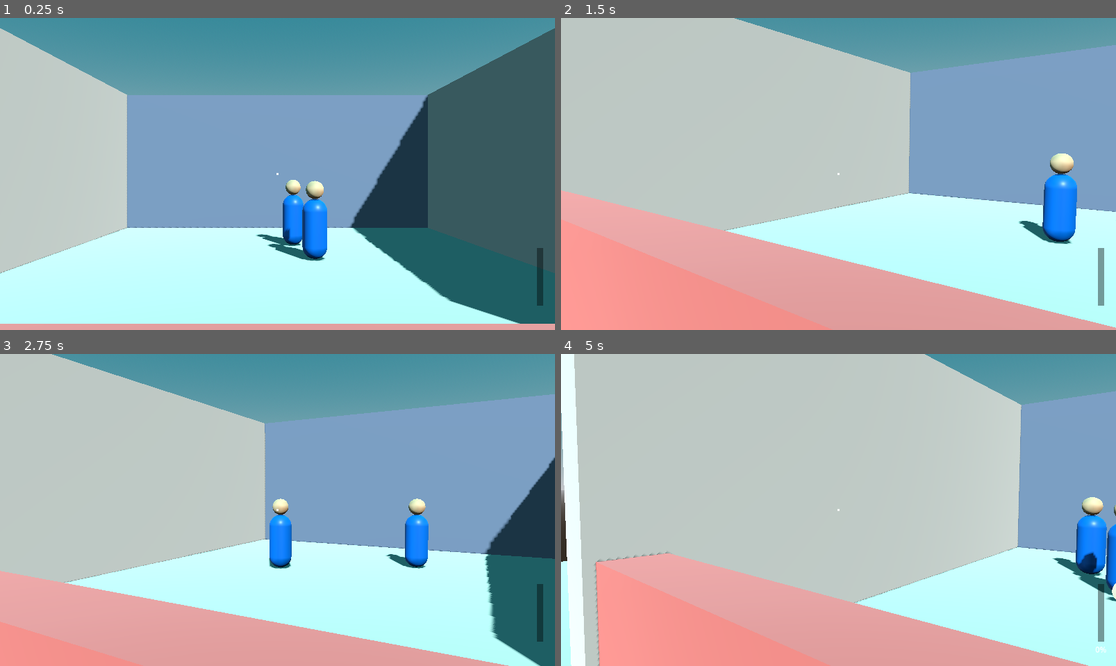
Above: before the commit, frames 1-4 (two rows, left to right).
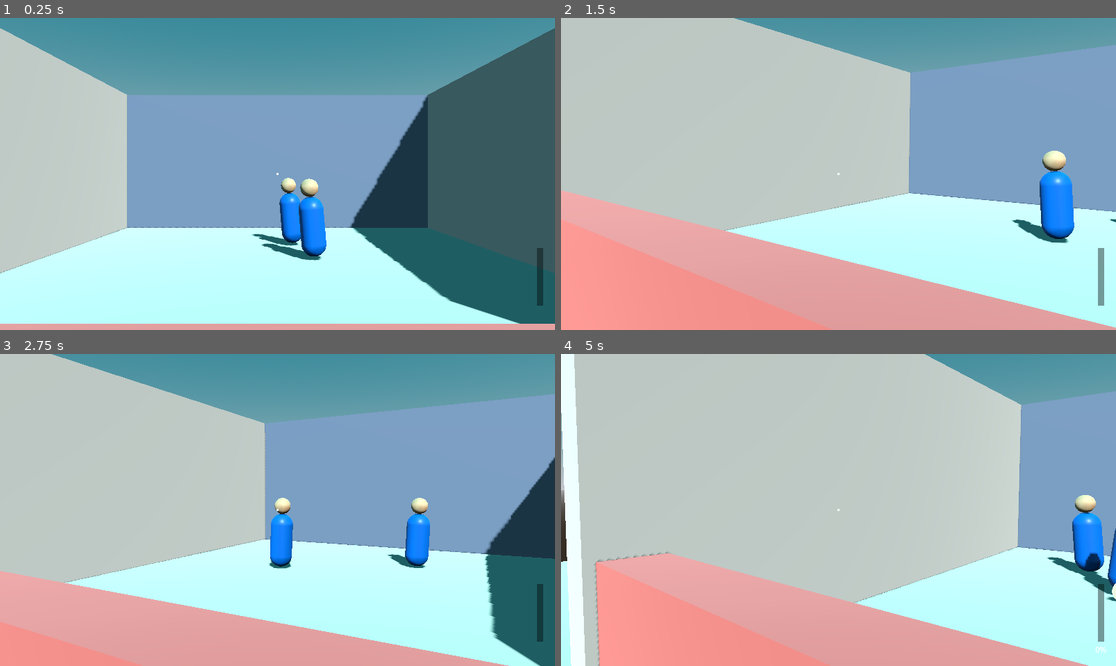
Above: after the commit, the same moments.

Repository: ADB4/CF37
Game: Godot game, scene res://scenes/main.tscn
Two runs of this game, one before a commit and one after it. Both use one fixed random seed, a clock stepped at 60 frames per second and the inputs below.
Inputs (mouse positions are in pixels of both pictures, inside the frame that each line leads up to):
- Up to frame 1 (0.25 s): no input
- Up to frame 2 (1.5 s): tap Enter at 0.5 s; move the mouse to (960, 158) at 0.52 s; press the mouse at (960, 158) at 0.53 s; hold D (move_right) 0.53-1.28 s; move the mouse to (810, 174) at 1.27 s; release the mouse at (810, 174) at 1.28 s; hold Left (move_left) from 1.28 s (still down); tap L at 1.35 s
- Up to frame 3 (2.75 s): move the mouse to (288, 503) at 2.02 s; release Left (move_left) at 2.03 s; hold D (move_right) from 2.03 s (still down); tap C at 2.1 s
- Up to frame 4 (5 s): move the mouse to (832, 516) at 2.77 s; click (832, 516) at 2.85 s; move the mouse to (877, 513) at 3.52 s; release D (move_right) at 3.53 s; hold Left (move_left) from 3.53 s (still down); tap L at 3.6 s; tap R (restart) at 4.15 s; move the mouse to (794, 506) at 4.27 s; tap C at 4.35 s

The runs differ from the first frame. In frame 1, 1.1% of the frame differs, in the area x 45-59%, y 51-78%; in frame 2, 1.0%; in frame 3, 0.5%; in frame 4, 1.1%, in the area x 87-100%, y 45-78%.

Commit message:
CF37-23: greybox placeholder tweens on a visual-only node

Diff:
--- a/scenes/target_base.tscn
+++ b/scenes/target_base.tscn
@@ -5,6 +5,12 @@
 [sub_resource type="CapsuleShape3D" id="CapsuleShape3D_r11h4"]
 radius = 0.3
 height = 1.7
+
+[sub_resource type="BoxShape3D" id="BoxShape3D_r11h4"]
+size = Vector3(0.7, 1, 0.7)
+
+[sub_resource type="SphereShape3D" id="SphereShape3D_vdco3"]
+radius = 0.25
 
 [sub_resource type="StandardMaterial3D" id="StandardMaterial3D_vdco3"]
 albedo_color = Color(0, 0.40057176, 0.7851045, 1)
@@ -24,12 +30,6 @@
 radius = 0.18
 height = 0.36
 
-[sub_resource type="BoxShape3D" id="BoxShape3D_r11h4"]
-size = Vector3(0.7, 1, 0.7)
-
-[sub_resource type="SphereShape3D" id="SphereShape3D_vdco3"]
-radius = 0.25
-
 [node name="TargetBase" type="CharacterBody3D" unique_id=1860628569]
 collision_layer = 4
 script = ExtResource("1_08g53")
@@ -39,14 +39,6 @@
 shape = SubResource("CapsuleShape3D_r11h4")
 
 [node name="Pivot" type="Node3D" parent="." unique_id=474057676]
-
-[node name="BodyMesh" type="MeshInstance3D" parent="Pivot" unique_id=915684001]
-transform = Transform3D(1, 0, 0, 0, 1, 0, 0, 0, 1, 0, 0.6, 0)
-mesh = SubResource("CapsuleMesh_cywf5")
-
-[node name="HeadMesh" type="MeshInstance3D" parent="Pivot" unique_id=397660043]
-transform = Transform3D(1, 0, 0, 0, 1, 0, 0, 0, 1, 0, 1.38, 0)
-mesh = SubResource("SphereMesh_vdco3")
 
 [node name="HitZoneBody" type="Area3D" parent="Pivot" unique_id=2010000546]
 collision_layer = 0
@@ -65,3 +57,13 @@
 [node name="CollisionShape3D" type="CollisionShape3D" parent="Pivot/HitZoneHead" unique_id=610613314]
 transform = Transform3D(1, 0, 0, 0, 1, 0, 0, 0, 1, 0, 1.378, 0)
 shape = SubResource("SphereShape3D_vdco3")
+
+[node name="Visual" type="Node3D" parent="Pivot" unique_id=1522723133]
+
+[node name="BodyMesh" type="MeshInstance3D" parent="Pivot/Visual" unique_id=915684001]
+transform = Transform3D(1, 0, 0, 0, 1, 0, 0, 0, 1, 0, 0.6, 0)
+mesh = SubResource("CapsuleMesh_cywf5")
+
+[node name="HeadMesh" type="MeshInstance3D" parent="Pivot/Visual" unique_id=397660043]
+transform = Transform3D(1, 0, 0, 0, 1, 0, 0, 0, 1, 0, 1.38, 0)
+mesh = SubResource("SphereMesh_vdco3")
--- a/scripts/target_base.gd
+++ b/scripts/target_base.gd
@@ -109,9 +109,25 @@
 ## (the next choice always plays).
 var _last_locomotion_anim: StringName = &""
 
+## AC3: the one live placeholder tween, or null. Tweens are one-shot objects —
+## never reused; every new placeholder action kills this one (via
+## `_reset_visual_pose`) and creates a fresh one.
+var _placeholder_tween: Tween = null
+
+## AC1: running phase (s) of the continuous idle/walk bob. The bob should be an
+## absolute function of this phase (never an accumulated offset), restarted at 0
+## with each pose reset so a resumed bob starts from rest.
+var _bob_phase := 0.0
+
 
 @onready var _hit_zone_head: Area3D = $Pivot/HitZoneHead
 @onready var _hit_zone_body: Area3D = $Pivot/HitZoneBody
+
+## 23.1: the visual-only subtree (BodyMesh + HeadMesh) — the ONLY node the
+## placeholder layer animates. The hit zones are its siblings under `Pivot`, so a
+## squash or tilt never touches physics (Jolt rejects non-uniform sphere scale,
+## godot#107986). Rest pose is identity, origin at the feet (editor checklist).
+@onready var _visual: Node3D = $Pivot/Visual
 
 
 func _ready() -> void:
@@ -164,12 +180,70 @@
 	_play_placeholder(anim)
 
 
-## AC1: fallback when no backend answers. STUB until CF37-23 — a print here is
-## the AC1/AC2 evidence ("logger, not vibes"). Do NOT implement the tween now;
-## CF37-23 fills the body and keeps this signature.
+## AC1/AC2/AC3: the no-backend fallback (CF37-23 fills CF37-14's stub; the
+## signature is Current in CONTRACTS — keep it). Reached only through `_play_anim`
+## when no backend is cached, which already makes the one-shots self-disable (AC4).
+## Contract:
+##  * every KNOWN name first calls `_reset_visual_pose()` (kill + reset);
+##  * idle / walk stop there — they are the release edge (lock expiry or respawn
+##    re-asserts locomotion); `_process_placeholder_locomotion` owns the bob, and
+##    this reset is what ends a held cower;
+##  * duck / hit / cower / taunt each build ONE fresh tween on `_visual`, sized
+##    from `_action_lock` (`_play_action_anim` arms it with the caller's
+##    `lock_time` just before routing here): duck = scale.y → 0.45, down 0.1 s /
+##    hold / up 0.2 s filling the lock; hit = squash-pop 1.18/0.82 → back; cower =
+##    shrink + forward tilt, held; taunt = a distinct, unmistakable motion
+##    (CF37-62's telegraph — legible at CF37-62's 0.4 s ± 0.2 lock);
+##  * unknown names are a silent no-op that leaves the pose alone (14.1).
+## AC: AC1 (six distinct shapes), AC2 (taunt vs hit/walk), AC3 (reset first).
 func _play_placeholder(anim: StringName) -> void:
-	print("No animation for ", anim)
-
+	match anim:
+		ANIM_IDLE, ANIM_WALK:
+			_reset_visual_pose()
+			return
+		ANIM_DUCK, ANIM_HIT, ANIM_COWER, ANIM_TAUNT:
+			_reset_visual_pose()
+		_:
+			return
+	var duration := _action_lock if _action_lock > 0.0 else hit_lock_time
+	var tween := create_tween()
+	_placeholder_tween = tween
+	match anim:
+		ANIM_DUCK:
+			var down := minf(0.1, duration * 0.25)
+			var up := minf(0.2, duration * 0.5)
+			tween.tween_property(
+				_visual, "scale:y", 0.45, down
+			).set_ease(Tween.EASE_OUT).set_trans(Tween.TRANS_QUAD)
+			tween.tween_interval(maxf(duration - down - up, 0.0))
+			tween.tween_property(
+				_visual, "scale:y", 1.0, up
+			).set_ease(Tween.EASE_OUT).set_trans(Tween.TRANS_BACK)
+		ANIM_HIT:
+			tween.tween_property(_visual, "scale", Vector3(1.18, 0.82, 1.18), 0.06)
+			tween.tween_property(
+				_visual, "scale", Vector3.ONE, minf(0.25, duration)
+			).set_ease(Tween.EASE_OUT).set_trans(Tween.TRANS_ELASTIC)
+		ANIM_COWER:
+			tween.set_parallel(true)
+			tween.tween_property(
+				_visual, "scale", Vector3(0.8, 0.7, 0.8), 0.25
+			).set_ease(Tween.EASE_OUT).set_trans(Tween.TRANS_QUAD)
+			tween.tween_property(
+				_visual, "rotation:x", deg_to_rad(25.0), 0.25
+			).set_ease(Tween.EASE_OUT).set_trans(Tween.TRANS_QUAD)
+		ANIM_TAUNT:
+			var step := duration / 5.0
+			var rock := deg_to_rad(22.0)
+			tween.tween_property(_visual, "scale", Vector3.ONE * 1.25, step)
+			tween.parallel().tween_property(_visual, "position:y", 0.12, step)
+			tween.parallel().tween_property(_visual, "rotation:z", rock, step)
+			tween.tween_property(_visual, "rotation:z", -rock, step)
+			tween.tween_property(_visual, "rotation:z", rock, step)
+			tween.tween_property(_visual, "rotation:z", -rock, step)
+			tween.tween_property(_visual, "rotation:z", 0.0, step)
+			tween.parallel().tween_property(_visual, "scale", Vector3.ONE, step)
+			tween.parallel().tween_property(_visual, "position:y", 0.0, step)
 
 ## AC1/AC2: pick idle/walk from horizontal speed and push it to `_play_anim` ONLY
 ## when the choice changes (the `_last_locomotion_anim` guard), so a steady walk
@@ -208,6 +282,50 @@
 ## Stays a seam this story — no cover logic here.
 func _locomotion_suppressed() -> bool:
 	return false
+
+# ---------------------------------------------------------------------------
+# Placeholder animation  (CF37-23: greybox motion until a rig exists)
+# ---------------------------------------------------------------------------
+
+## AC1/AC4: visual-rate driver for the continuous placeholder bob — deliberately
+## separate from `_physics_process` (patrol + lock countdown run at the physics
+## tick; the bob is presentation only). An archetype that overrides `_process`
+## must call `super(delta)` or its bob silently dies (the `_ready` precedent).
+func _process(delta: float) -> void:
+	_process_placeholder_locomotion(delta)
+
+
+## AC1/AC4: idle = slow bob, walk = faster bob + rock, both on `_visual`. Reads
+## CF37-22's cached `_last_locomotion_anim`, NEVER velocity. Yields to the same
+## gates `_update_locomotion_anim` uses (action lock, defeated, suppression) so it
+## never fights a one-shot tween, and goes silent whenever a backend is cached —
+## capability, not configuration, so adding an AnimationTree needs zero code
+## changes (AC4). With a state-machine tree, `_anim_player` stays null.
+## AC: AC1 (idle vs walk distinguishable), AC4 (silent with a backend).
+func _process_placeholder_locomotion(delta: float) -> void:
+	if _anim_sm_root != null or _anim_player != null:
+		return
+	if defeated or _action_lock > 0.0 or _locomotion_suppressed():
+		return
+	_bob_phase += delta
+	match _last_locomotion_anim:
+		ANIM_IDLE:
+			_visual.position.y = sin(_bob_phase * 2.2) * 0.03
+		ANIM_WALK:
+			_visual.position.y = absf(sin(_bob_phase * 9.0)) * 0.06
+			_visual.rotation.z = sin(_bob_phase * 9.0) * deg_to_rad(6.0)
+
+
+## AC3: the tween-lifecycle invariant in one place — kill the live placeholder
+## tween, then restore `_visual`'s rest pose (identity) and restart the bob phase.
+## Seam for CF37-15: its `reset()` calls this so a cower never survives respawn.
+## AC: AC3 (an interrupted duck never leaves the scale stuck).
+func _reset_visual_pose() -> void:
+	if _placeholder_tween != null and _placeholder_tween.is_valid():
+		_placeholder_tween.kill()
+	_placeholder_tween = null
+	_visual.transform = Transform3D.IDENTITY
+	_bob_phase = 0.0
 
 # ---------------------------------------------------------------------------
 # Path locomotion  (AC4: a PATH instance honours its exports)
